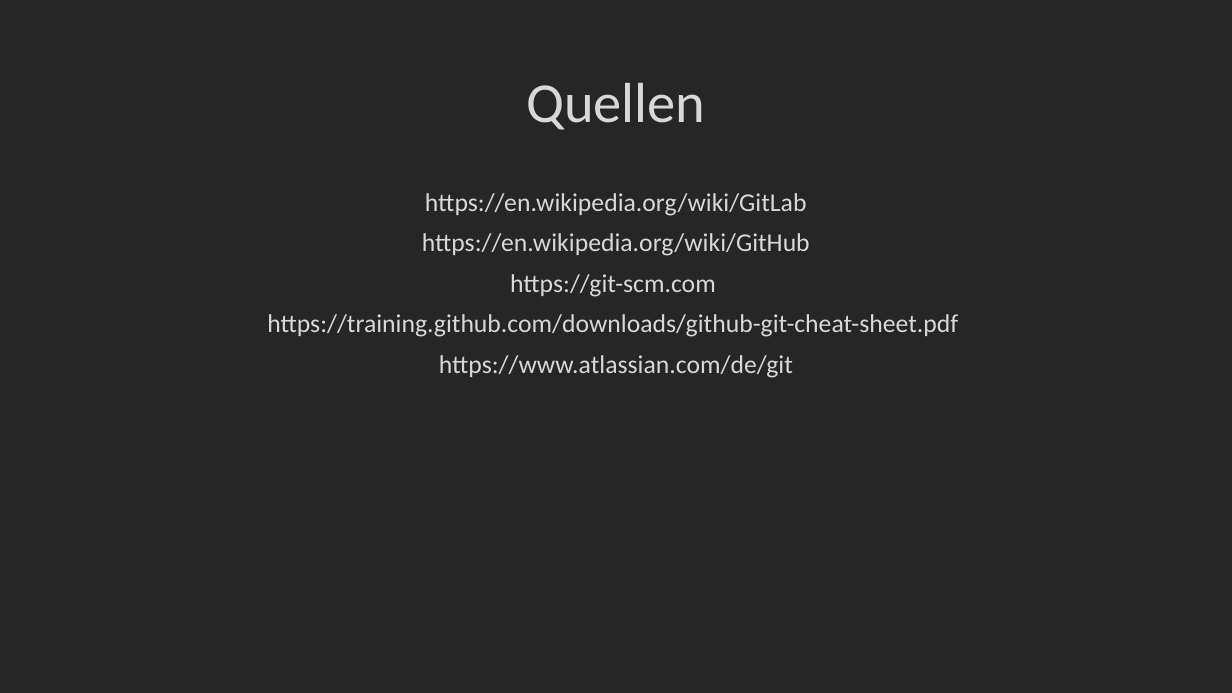
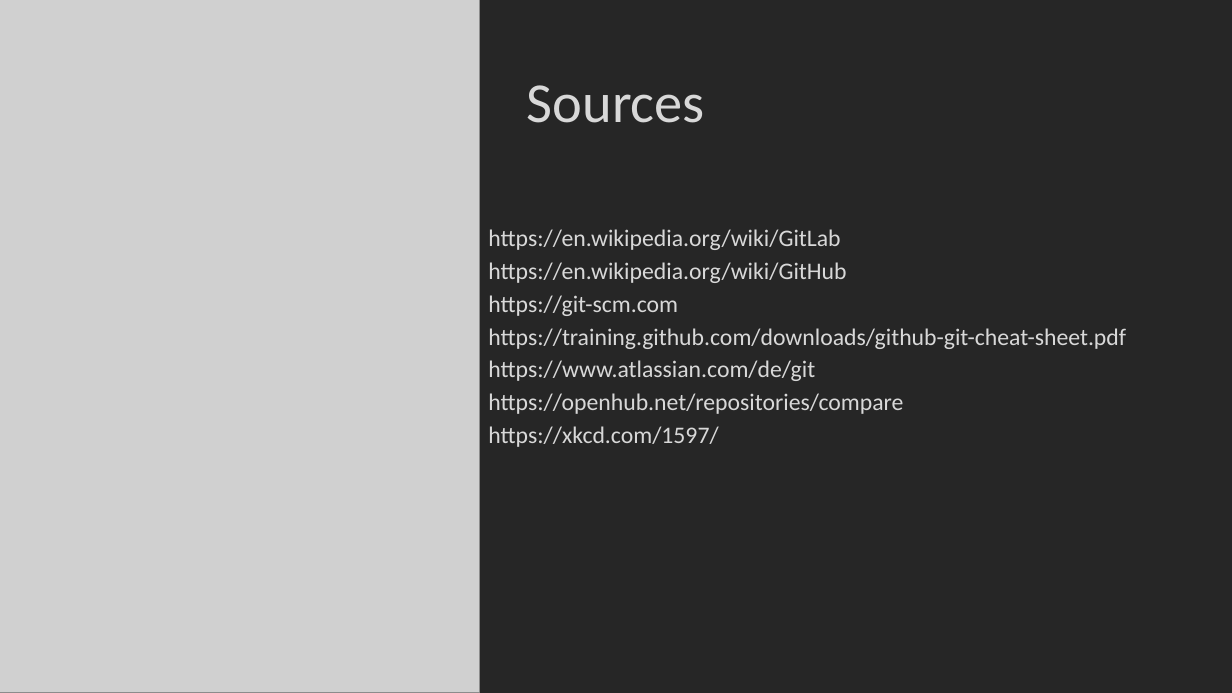
Before and after one commit to Xoechz/SEbaBB2, a slide deck: slide 24 of EN/GIT.pptx. Drawn at 1232x693 pixels with LibreOffice and Linux fonts; fonts in the diff are those of the drawing; grey boxes stand for pictures; background and template pictures are left out. Boxes give left, top, right and bottom in pixels: in the first picture for what was removed or moved away, otherwise in the second. Text is boxed around its words. In the diff, an @@ line names an element or a change of style, - is before the commit and + after.

```diff
--- a/EN/GIT.pptx
+++ b/EN/GIT.pptx
@@ picture added at [0,0,480,693] @@
@@ title at [527,85,705,123]: text changed @@
-Quellen
+Sources
@@ text "https://en.wikipedia.org/wiki/GitLab": place and size @@
-text "https://en.wikipedia.org/wiki/GitLab" at [267,193,958,378]
+text "https://en.wikipedia.org/wiki/GitLab" at [488,229,1126,447]
@@ text at [488,229,1126,381]: size 20 to 18.5 pt in "https://en.wikipedia.org/wiki/GitLab", "https://en.wikipedia.org/wiki/GitHub", "https://git-scm.com", "https://training.github.com/downloads/github-git-cheat-sheet ..." and 1 more places; alignment centre to left; line spacing 0.9 to 0.7 @@
@@ text at [488,393,903,447]: paragraphs added @@
+https://openhub.net/repositories/compare
+https://xkcd.com/1597/
```
Also in this commit, not shown: 2 other slides changed.
